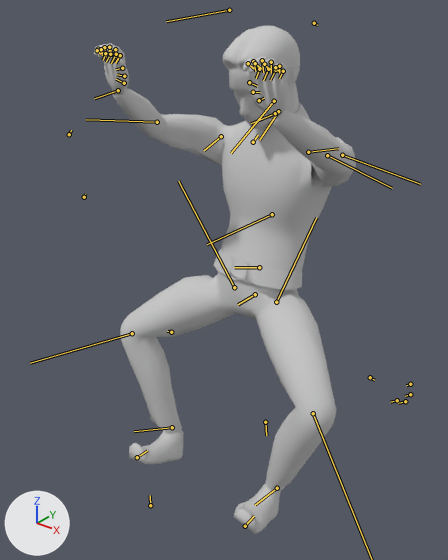
Two versions of the FBX model work/이혜빈/사람/Char_Climbing_Idle_Ver2.FBX, one commit apart.
Both versions are drawn from a 50 mm lens placed at (1.113, -1.391, 1.936), pointed at (-0.048, 0.06, 1.036). The axes (+X, +Y, +Z) are drawn at lower left. The lights are the same throughout. Both versions are drawn at frame 1 of the action 'Take 001'; the numbers are the values there. The bones that bend it are drawn over the model as lines.

The first picture shows 'char_head_low1'.
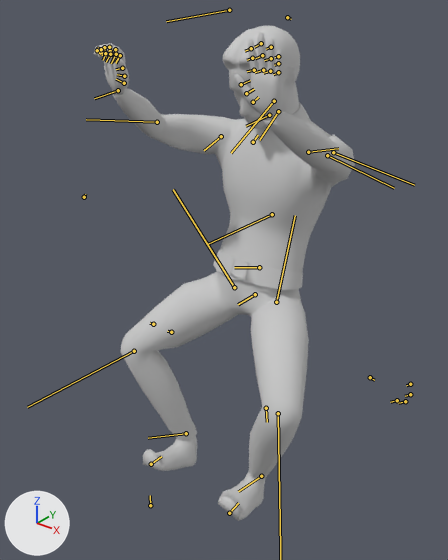
Where the change shows, as pixel boxes [x1, y1, x2, y2] in the pictures (448 x 560 px):
'char_head_low1', posed: before [94, 25, 356, 534]; after [94, 25, 355, 521]
bone 'Bip001 L UpperArm', root to tip: before (327, 155) to (392, 188); after (327, 155) to (394, 188)
bone 'Bip001 L Forearm', root to tip: before (342, 155) to (420, 184); after (333, 152) to (414, 185)
bone 'Bip001 L Finger0', root to tip: before (259, 100) to (264, 98); after (253, 102) to (258, 97)
bone 'Bip001 L Finger01', root to tip: before (253, 92) to (260, 92); after (246, 93) to (254, 89)
bone 'Bip001 L Finger1', root to tip: before (259, 69) to (256, 78); after (254, 70) to (247, 71)
bone 'Bip001 L Finger11', root to tip: before (253, 61) to (255, 71); after (252, 58) to (247, 60)
bone 'Bip001 L Finger12', root to tip: before (248, 63) to (253, 68); after (251, 48) to (245, 51)
bone 'Bip001 L Finger2', root to tip: before (268, 69) to (263, 80); after (263, 70) to (255, 72)
bone 'Bip001 L Finger21', root to tip: before (262, 60) to (263, 72); after (262, 55) to (255, 58)
bone 'Bip001 L Finger22', root to tip: before (255, 63) to (261, 68); after (261, 43) to (254, 47)
bone 'Bip001 L Finger3', root to tip: before (275, 70) to (270, 80); after (270, 71) to (263, 73)
bone 'Bip001 L Finger31', root to tip: before (271, 62) to (271, 73); after (271, 58) to (264, 60)
bone 'Bip001 L Finger32', root to tip: before (264, 64) to (268, 69); after (271, 47) to (266, 49)
bone 'Bip001 L Finger4', root to tip: before (283, 71) to (279, 78); after (278, 72) to (273, 74)
bone 'Bip001 L Finger41', root to tip: before (279, 66) to (279, 73); after (278, 63) to (274, 65)
bone 'Bip001 L Finger42', root to tip: before (275, 67) to (278, 71); after (278, 56) to (275, 57)
bone 'Bip001 L Thigh', root to tip: before (276, 302) to (316, 217); after (276, 302) to (295, 215)
bone 'Bip001 L Foot', root to tip: before (277, 488) to (255, 505); after (261, 476) to (238, 491)
bone 'Bip001 R Thigh', root to tip: before (234, 287) to (178, 181); after (234, 287) to (173, 189)
bone 'Bip001 R Calf', root to tip: before (132, 333) to (30, 363); after (134, 351) to (27, 407)
bone 'Bip001 R Foot', root to tip: before (172, 427) to (134, 431); after (186, 433) to (148, 438)

The change in detail:
Bone 'Bip001 L UpperArm' (bone_bip001_l_upperarm) turns from (-23, -30, -24) to (-19, -31, -32) degrees about its own x, y and z.
Bone 'Bip001 L Forearm' (bone_bip001_l_forearm) turns from (0, 0, -42) to (0, 0, -31) degrees about its own x, y and z.
Bone 'Bip001 L Finger0' (bone_bip001_l_finger0) turns from (0, 0, 15) to (11, -1, 3) degrees about its own x, y and z.
Bone 'Bip001 L Finger01' (bone_bip001_l_finger01) turns from (0, 0, 15) to (11, -1, 3) degrees about its own x, y and z.
Bone 'Bip001 L Finger1' (bone_bip001_l_finger1) turns from (0, 0, 45) to (0, 0, -1) degrees about its own x, y and z.
Bone 'Bip001 L Finger11' (bone_bip001_l_finger11) turns from (0, 0, 45) to (0, 0, -1) degrees about its own x, y and z.
Bone 'Bip001 L Finger12' (bone_bip001_l_finger12) turns from (0, 0, 45) to (0, 0, -1) degrees about its own x, y and z.
Bone 'Bip001 L Finger2' (bone_bip001_l_finger2) turns from (0, 0, 45) to (0, 0, -1) degrees about its own x, y and z.
Bone 'Bip001 L Finger21' (bone_bip001_l_finger21) turns from (0, 0, 45) to (0, 0, -1) degrees about its own x, y and z.
Bone 'Bip001 L Finger22' (bone_bip001_l_finger22) turns from (0, 0, 45) to (0, 0, -1) degrees about its own x, y and z.
Bone 'Bip001 L Finger3' (bone_bip001_l_finger3) turns from (0, 0, 45) to (0, 0, -1) degrees about its own x, y and z.
Bone 'Bip001 L Finger31' (bone_bip001_l_finger31) turns from (0, 0, 45) to (0, 0, -1) degrees about its own x, y and z.
Bone 'Bip001 L Finger32' (bone_bip001_l_finger32) turns from (0, 0, 45) to (0, 0, -1) degrees about its own x, y and z.
Bone 'Bip001 L Finger4' (bone_bip001_l_finger4) turns from (0, 0, 45) to (0, 0, -1) degrees about its own x, y and z.
Bone 'Bip001 L Finger41' (bone_bip001_l_finger41) turns from (0, 0, 45) to (0, 0, -1) degrees about its own x, y and z.
Bone 'Bip001 L Finger42' (bone_bip001_l_finger42) turns from (0, 0, 45) to (0, 0, -1) degrees about its own x, y and z.
Bone 'Bip001 L Thigh' (bone_bip001_l_thigh) turns from (-43, 36, 27) to (-29, 24, 38) degrees about its own x, y and z.
Bone 'Bip001 L Calf' (bone_bip001_l_calf) turns from (0, 0, -78) to (0, 0, -85) degrees about its own x, y and z.
Bone 'Bip001 L Foot' (bone_bip001_l_foot) turns from (61, -15, 11) to (44, -16, 23) degrees about its own x, y and z.
Bone 'Bip001 R Thigh' (bone_bip001_r_thigh) turns from (44, -35, 27) to (30, -22, 34) degrees about its own x, y and z.
Bone 'Bip001 R Calf' (bone_bip001_r_calf) turns from (0, 0, -78) to (0, 0, -82) degrees about its own x, y and z.
Bone 'Bip001 R Foot' (bone_bip001_r_foot) turns from (-61, 15, 15) to (-44, 18, 28) degrees about its own x, y and z.
